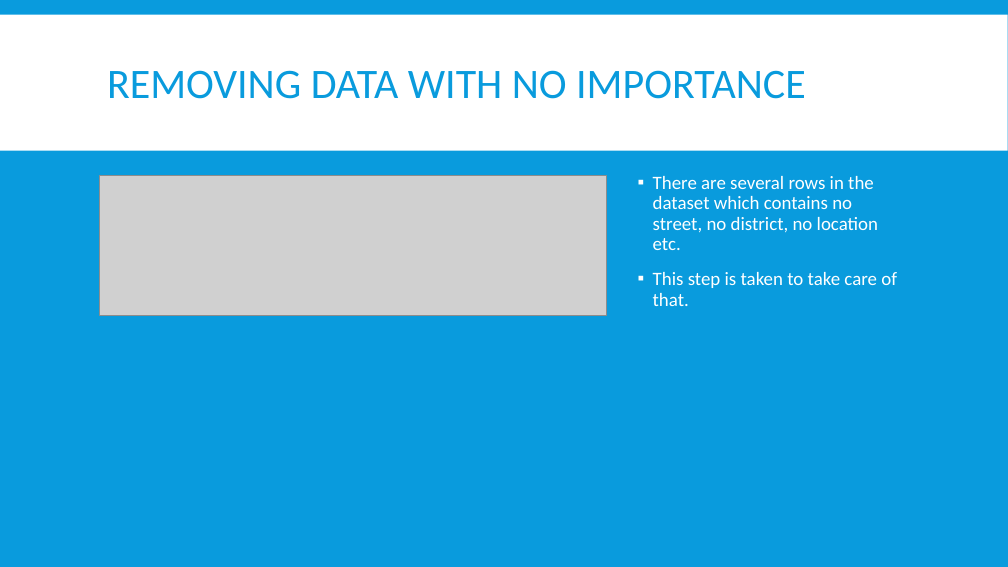
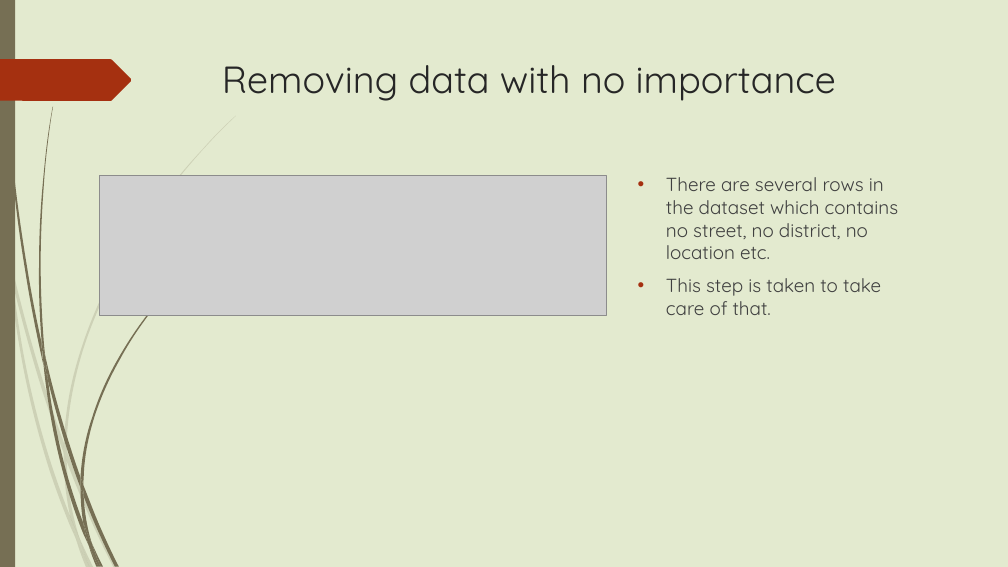
Before and after one commit to mitresh95/ImpactOfCrimeOnHousing, a slide deck: slide 7 of Presentation.pptx. Drawn at 1008x567 pixels with LibreOffice and Linux fonts; fonts in the diff are those of the drawing; grey boxes stand for pictures. Boxes give left, top, right and bottom in pixels: in the first picture for what was removed or moved away, otherwise in the second. Text is boxed around its words. In the diff, an @@ line names an element or a change of style, - is before the commit and + after.

```diff
--- a/Presentation.pptx
+++ b/Presentation.pptx
@@ background #099BDD to #E3EACF @@
@@ rectangle removed at [0, 14, 1008, 150] @@
@@ rectangle added at [0, 0, 15, 567], fill #766F54 @@
@@ freeform shape added at [0, 59, 132, 101], fill #A53010 @@
@@ title "Removing data with no importance" at [222, 65, 836, 101]: vertical alignment middle to top @@
@@ title at [222, 65, 836, 101]: text changed; size 40 to 36 pt; font Calibri to Quicksand; text colour #099BDD to #262626 @@
-REMOVING DATA WITH NO IMPORTANCE
+Removing data with no importance
@@ text "There are several rows in ..." at [666, 177, 898, 315]: font Calibri to Quicksand, text colour #FFFFFF to #404040; bullet ▪ to •; line spacing 0.9 to 1; less space between paragraphs; bullet colour #FFFFFF to #A53010 @@
@@ group added at [0, 116, 236, 567]: 10 freeform shapes @@
@@ group added at [2, 0, 197, 567]: 12 freeform shapes @@
```
Also in this commit, not shown: 15 other slides changed.
